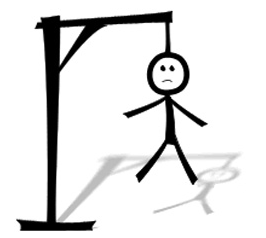
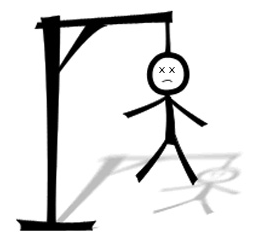
Before/after of a w=266, h=238 layered artwork. What changed in the layer stack:
added layer "x x" above "dead" over [159,67,175,73]
added layer "dead" above "arms" over [158,64,242,196]
renamed "hangman.jpg copy #7" to "arms", showed it, painted on it over [158,64,242,196]
renamed "hangman.jpg copy #6" to "legs", painted on it over [158,64,242,196]
